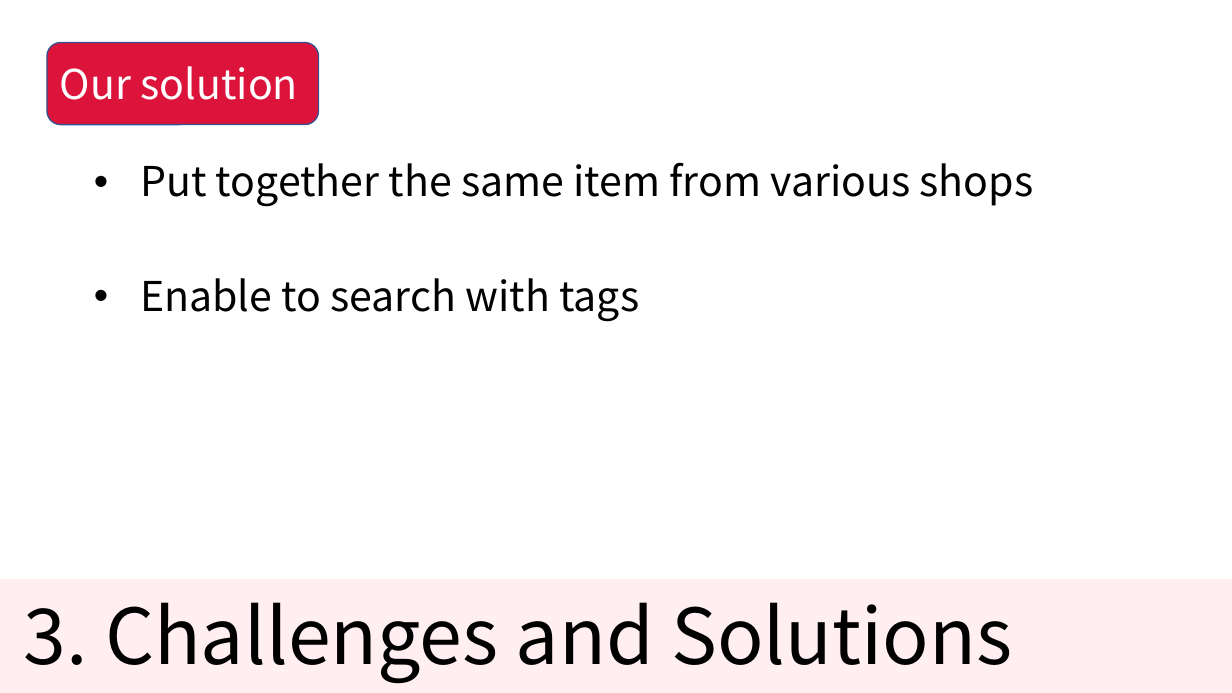
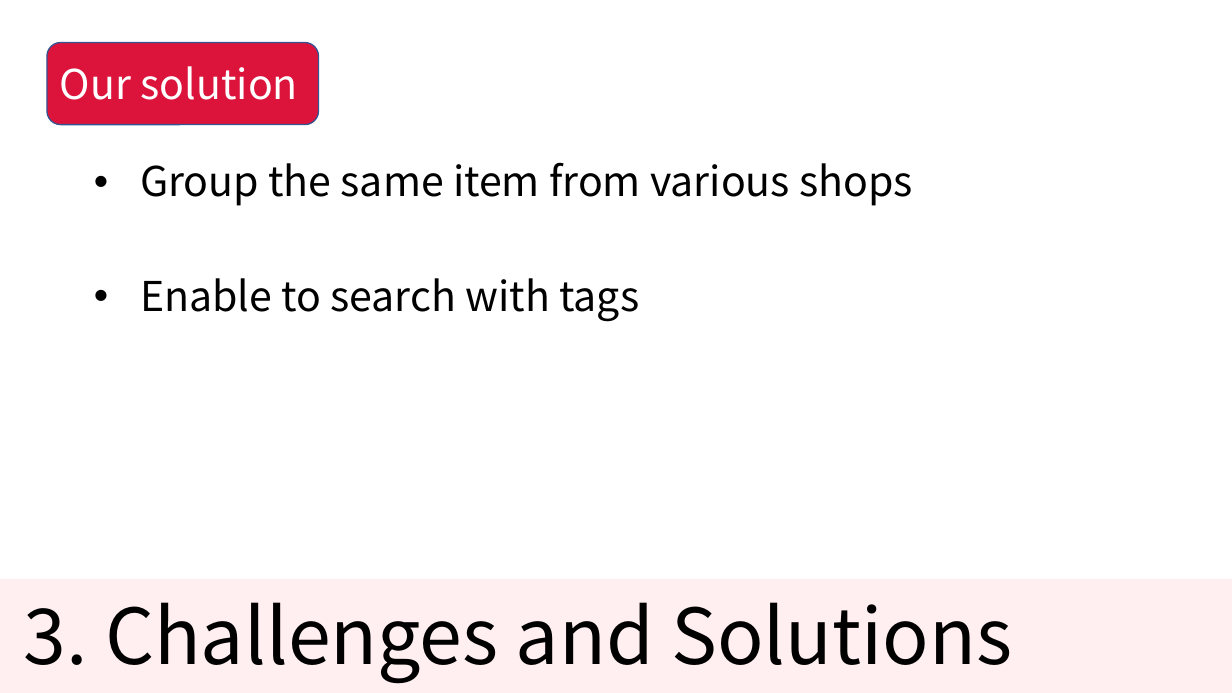
Before and after one commit to KNobuki/Rakuten_fashion, a slide deck: slide 8 of presentation/Presentation.pptx. Drawn at 1232x693 pixels with LibreOffice and Linux fonts; fonts in the diff are those of the drawing. Boxes give left, top, right and bottom in pixels: in the first picture for what was removed or moved away, otherwise in the second. Text is boxed around its words. In the diff, an @@ line names an element or a change of style, - is before the commit and + after.

Commit message:
modify slide

```diff
--- a/presentation/Presentation.pptx
+++ b/presentation/Presentation.pptx
@@ text at bbox=[140, 162, 913, 206]: text changed @@
-• Put together the same item from various shops
+• Group the same item from various shops
```
Also in this commit, not shown: 1 other file.
